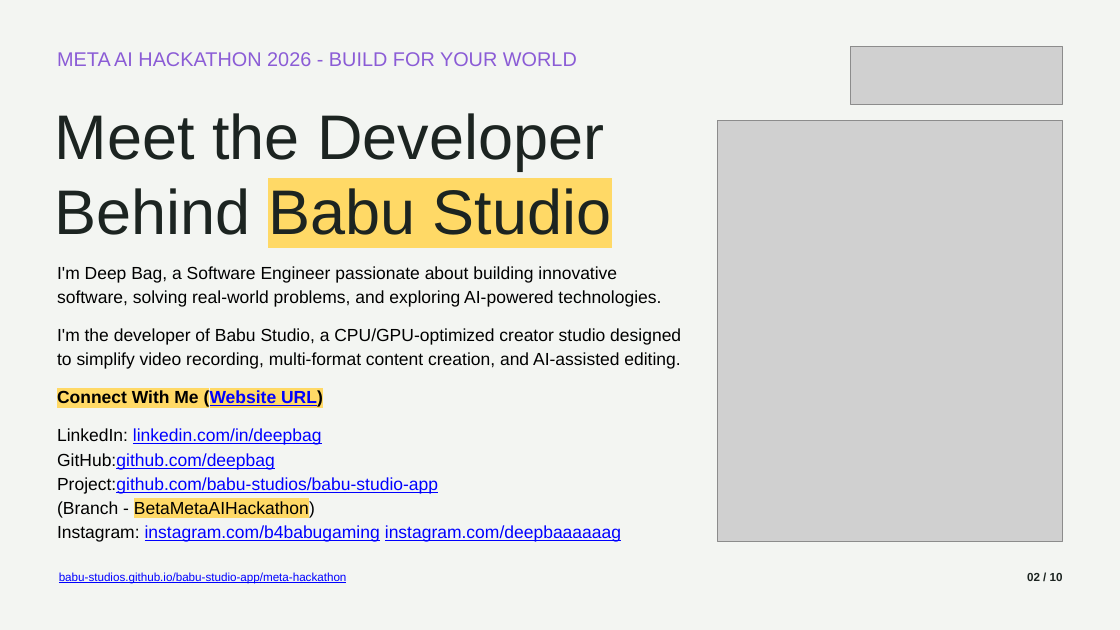
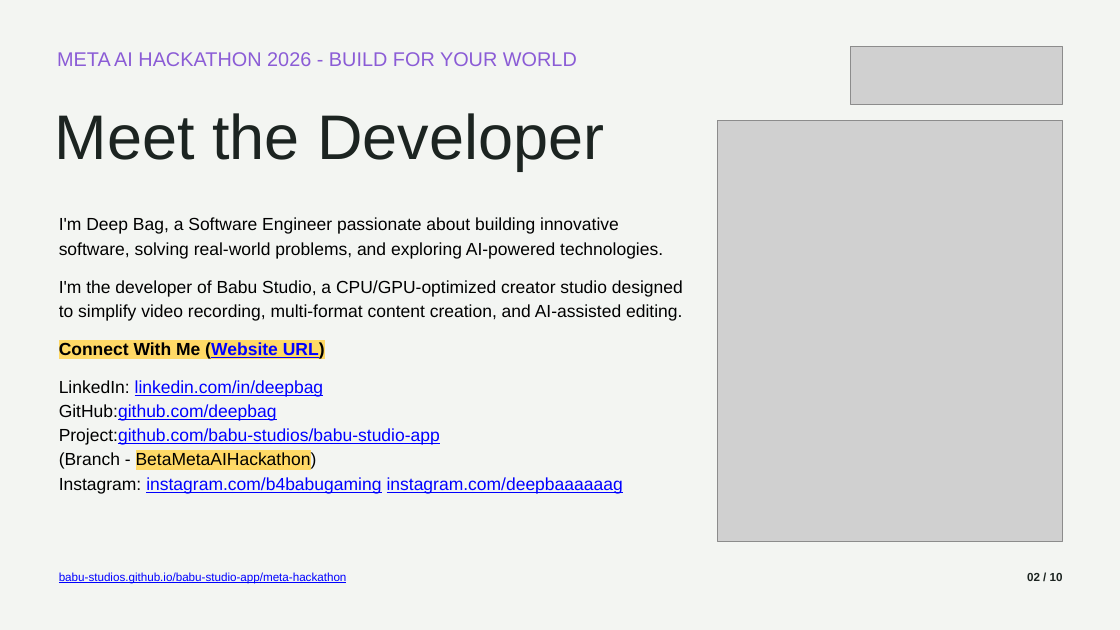
Before and after one commit to babu-studios/babu-studio-app, a slide deck: slide 2 of website/meta-hackathon/BabuStudioMetaAIHackathon.pptx. Drawn at 1120x630 pixels with LibreOffice and Linux fonts; fonts in the diff are those of the drawing; grey boxes stand for pictures. Boxes give left, top, right and bottom in pixels: in the first picture for what was removed or moved away, otherwise in the second. Text is boxed around its words. In the diff, an @@ line names an element or a change of style, - is before the commit and + after.

Commit message:
Update hackathon presentation file with new content

```diff
--- a/website/meta-hackathon/BabuStudioMetaAIHackathon.pptx
+++ b/website/meta-hackathon/BabuStudioMetaAIHackathon.pptx
@@ text at [55, 113, 604, 170]: text changed @@
-Meet the Developer Behind Babu Studio
+Meet the Developer
@@ text "I'm Deep Bag, a Software ...": place and size @@
-text "I'm Deep Bag, a Software ..." at [57, 266, 681, 542]
+text "I'm Deep Bag, a Software ..." at [59, 217, 683, 494]
```
